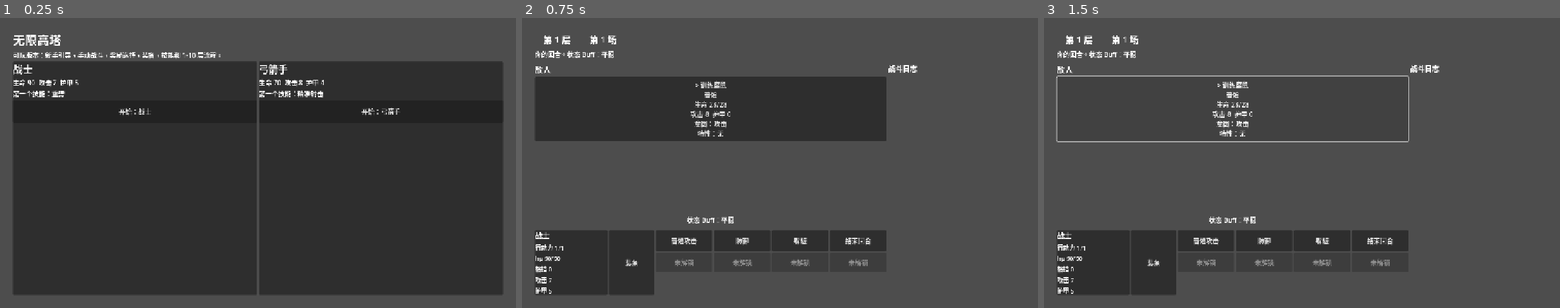
Above: before the commit, frames 1-3 (left to right).
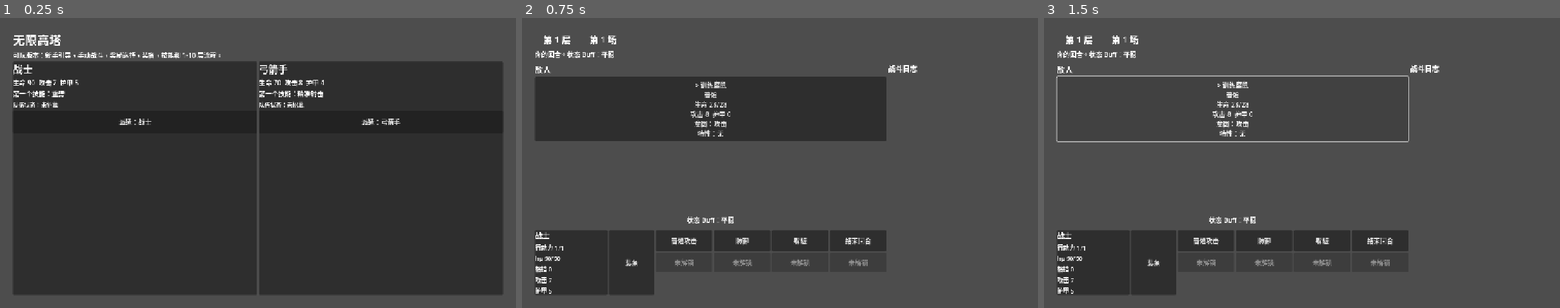
Above: after the commit, the same moments.

Repository: vacryleaf/super_tower
Game: Godot game, scene res://scenes/main.tscn
Same seed, same stepped clock (60 frames per second), same inputs: the game is played once before the commit and once after it.
Inputs (mouse positions are in pixels of both pictures, inside the frame that each line leads up to):
- Up to frame 1 (0.25 s): no input
- Up to frame 2 (0.75 s): click (656, 110) at 0.5 s, where only the run before the commit has a clickable "开始：战士"
- Up to frame 3 (1.5 s): click "> 训练腐鼠 普通 生命 28/28 攻击 8 护甲 0 …" at 1.25 s

The runs differ from the first frame. In frame 1, 0.5% of the frame differs, in the area x 2-78%, y 28-37%; in frame 2, nothing differs; in frame 3, nothing differs.

Commit message:
Convert save to profile roster

Diff:
--- a/GameProject/scripts/core/play_session.gd
+++ b/GameProject/scripts/core/play_session.gd
@@ -34,39 +34,54 @@
 
 func start_new_game(selected_class: String) -> void:
 	class_id = selected_class
-	player = simulator.create_character(selected_class)
-	floor_index = 1
+	player = _roster_player_or_new(selected_class)
+	floor_index = 2 if bool(player.get("tutorial_completed", false)) else 1
 	battle_index = 1
 	phase = "battle"
-	message = "新手引导开始。胜利后会逐步解锁基础装备。"
+	message = "派遣%s进入高塔。" % DataCatalog.CLASSES[selected_class]["name"]
 	_start_current_battle()
 
 
 func has_save() -> bool:
 	return FileAccess.file_exists(SAVE_PATH)
+
+
+func has_active_run() -> bool:
+	var profile := _read_profile()
+	return not _dictionary(profile.get("active_run", {})).is_empty()
+
+
+func get_roster_player(selected_class: String) -> Dictionary:
+	var profile := _read_profile()
+	var roster := _dictionary(profile.get("roster", {}))
+	return _dictionary(roster.get(selected_class, {}))
 
 
 func save_game() -> bool:
 	if phase == "menu" or player.is_empty():
 		return false
+	var profile := _read_profile()
+	var roster := _dictionary(profile.get("roster", {}))
+	roster[class_id] = _persistent_player_snapshot(player)
+	profile["version"] = 2
+	profile["roster"] = roster
+	if phase == "game_over" or phase == "victory":
+		profile["active_run"] = {}
+	else:
+		profile["active_run"] = _save_data()
 	var file := FileAccess.open(SAVE_PATH, FileAccess.WRITE)
 	if file == null:
 		return false
-	file.store_string(JSON.stringify(_save_data()))
+	file.store_string(JSON.stringify(profile))
 	return true
 
 
 func load_game() -> bool:
-	if not has_save():
+	var profile := _read_profile()
+	var active_run := _dictionary(profile.get("active_run", {}))
+	if active_run.is_empty():
 		return false
-	var file := FileAccess.open(SAVE_PATH, FileAccess.READ)
-	if file == null:
-		return false
-	var json := JSON.new()
-	var error := json.parse(file.get_as_text())
-	if error != OK or typeof(json.data) != TYPE_DICTIONARY:
-		return false
-	return _load_save_data(json.data)
+	return _load_save_data(active_run)
 
 
 func delete_save() -> void:
@@ -584,6 +599,70 @@
 	}
 
 
+func _read_profile() -> Dictionary:
+	if not has_save():
+		return _empty_profile()
+	var file := FileAccess.open(SAVE_PATH, FileAccess.READ)
+	if file == null:
+		return _empty_profile()
+	var json := JSON.new()
+	var error := json.parse(file.get_as_text())
+	if error != OK or typeof(json.data) != TYPE_DICTIONARY:
+		return _empty_profile()
+	var data: Dictionary = json.data
+	if int(data.get("version", 0)) == 2:
+		if not data.has("roster"):
+			data["roster"] = {}
+		if not data.has("active_run"):
+			data["active_run"] = {}
+		return data
+	if int(data.get("version", 0)) == 1:
+		return _profile_from_legacy_run(data)
+	return _empty_profile()
+
+
+func _empty_profile() -> Dictionary:
+	return {
+		"version": 2,
+		"roster": {},
+		"active_run": {}
+	}
+
+
+func _profile_from_legacy_run(run_data: Dictionary) -> Dictionary:
+	var roster := {}
+	var saved_player := _dictionary(run_data.get("player", {}))
+	var saved_class := String(run_data.get("class_id", saved_player.get("class_id", "")))
+	if saved_class != "" and DataCatalog.CLASSES.has(saved_class) and not saved_player.is_empty():
+		roster[saved_class] = _persistent_player_snapshot(saved_player)
+	return {
+		"version": 2,
+		"roster": roster,
+		"active_run": run_data
+	}
+
+
+func _roster_player_or_new(selected_class: String) -> Dictionary:
+	var saved_player := get_roster_player(selected_class)
+	if saved_player.is_empty():
+		return simulator.create_character(selected_class)
+	simulator._recalculate_player_stats(saved_player, true)
+	return saved_player
+
+
+func _persistent_player_snapshot(source_player: Dictionary) -> Dictionary:
+	var snapshot := source_player.duplicate(true)
+	snapshot["equipment_attachments"] = {}
+	snapshot["skill_attachments"] = {}
+	snapshot["state_attack_bonus"] = 0
+	snapshot["state_defense_bonus"] = 0
+	snapshot["normal_rewards"] = int(snapshot.get("normal_rewards", 0))
+	snapshot["elite_rewards"] = int(snapshot.get("elite_rewards", 0))
+	snapshot["boss_rewards"] = int(snapshot.get("boss_rewards", 0))
+	simulator._recalculate_player_stats(snapshot, true)
+	return snapshot
+
+
 func _load_save_data(data: Dictionary) -> bool:
 	if int(data.get("version", 0)) != 1:
 		return false
--- a/GameProject/scripts/main.gd
+++ b/GameProject/scripts/main.gd
@@ -56,9 +56,9 @@
 	var title := _label("无限高塔", 30)
 	root.add_child(title)
 	root.add_child(_label("可玩版本：新手引导、手动战斗、奖励选择、装备、技能和 1-10 层流程。", 16))
-	if session.has_save():
+	if session.has_active_run():
 		var continue_button := Button.new()
-		continue_button.text = "继续游戏"
+		continue_button.text = "继续当前派遣"
 		continue_button.custom_minimum_size = Vector2(220, 56)
 		continue_button.pressed.connect(func() -> void:
 			if session.load_game():
@@ -82,8 +82,16 @@
 	box.add_child(_label(String(data["name"]), 24))
 	box.add_child(_label("生命 %d  攻击 %d  护甲 %d" % [int(data["max_hp"]), int(data["base_attack"]), int(data["base_defense"])], 16))
 	box.add_child(_label("第一个技能：%s" % DataCatalog.SKILLS[data["first_skill"]]["name"], 16))
+	var roster_player := session.get_roster_player(class_key)
+	if roster_player.is_empty():
+		box.add_child(_label("队伍状态：未招募", 14))
+	else:
+		box.add_child(_label("队伍状态：装备 %d  技能 %d" % [
+			roster_player.get("equipment_ids", []).size(),
+			roster_player.get("unlocked_skills", []).size()
+		], 14))
 	var button := Button.new()
-	button.text = "开始：%s" % data["name"]
+	button.text = "派遣：%s" % data["name"]
 	button.custom_minimum_size = Vector2(180, 56)
 	button.pressed.connect(func() -> void:
 		session.start_new_game(class_key)
@@ -603,10 +611,7 @@
 
 
 func _persist_session() -> void:
-	if session.phase == "game_over" or session.phase == "victory":
-		session.delete_save()
-	else:
-		session.save_game()
+	session.save_game()
 
 
 func _action_button(text_value: String, callback: Callable) -> Button:
--- a/GameProject/scripts/tests/tutorial_and_floors_test.gd
+++ b/GameProject/scripts/tests/tutorial_and_floors_test.gd
@@ -23,6 +23,7 @@
 	test_skill_costs_minimum_two()
 	test_reward_attachment_flow()
 	test_save_round_trip()
+	test_profile_keeps_multiple_classes()
 	test_block_expires_each_round()
 	test_tutorial_unlocks("warrior")
 	test_tutorial_unlocks("archer")
@@ -89,6 +90,31 @@
 	loaded.delete_save()
 
 
+func test_profile_keeps_multiple_classes() -> void:
+	var session_script = load("res://scripts/core/play_session.gd")
+	var warrior_session = session_script.new()
+	warrior_session.delete_save()
+	warrior_session.start_new_game("warrior")
+	_force_win(warrior_session)
+	warrior_session.choose_reward(0)
+	assert_true(warrior_session.save_game(), "warrior profile save")
+
+	var archer_session = session_script.new()
+	archer_session.start_new_game("archer")
+	_force_win(archer_session)
+	archer_session.choose_reward(0)
+	assert_true(archer_session.save_game(), "archer profile save")
+
+	var profile_session = session_script.new()
+	var warrior: Dictionary = profile_session.get_roster_player("warrior")
+	var archer: Dictionary = profile_session.get_roster_player("archer")
+	assert_true(not warrior.is_empty(), "profile keeps warrior")
+	assert_true(not archer.is_empty(), "profile keeps archer")
+	assert_equal(warrior.get("class_id", ""), "warrior", "warrior roster class")
+	assert_equal(archer.get("class_id", ""), "archer", "archer roster class")
+	profile_session.delete_save()
+
+
 func test_block_expires_each_round() -> void:
 	var session_script = load("res://scripts/core/play_session.gd")
 	var session = session_script.new()
--- a/GameProject/scripts/tests/ui_click_smoke_test.gd
+++ b/GameProject/scripts/tests/ui_click_smoke_test.gd
@@ -12,7 +12,7 @@
 	var main := scene.instantiate()
 	root.add_child(main)
 	await process_frame
-	_press_button(main, "开始：战士")
+	_press_button(main, "派遣：战士")
 	await process_frame
 	_press_button(main, "普通攻击")
 	await _wait_seconds(1.1)
